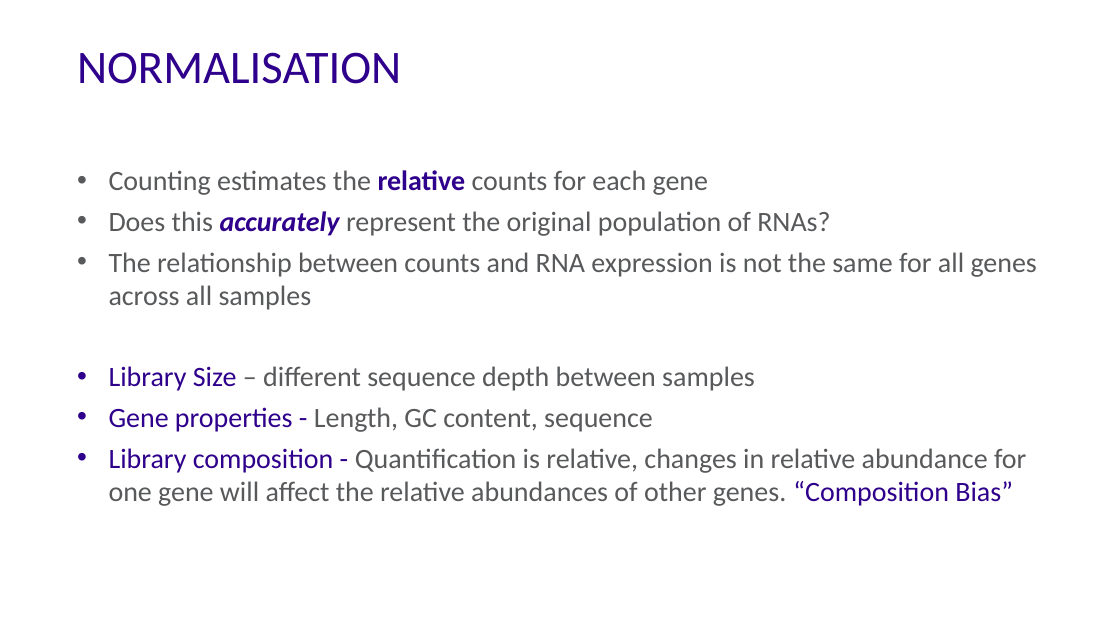
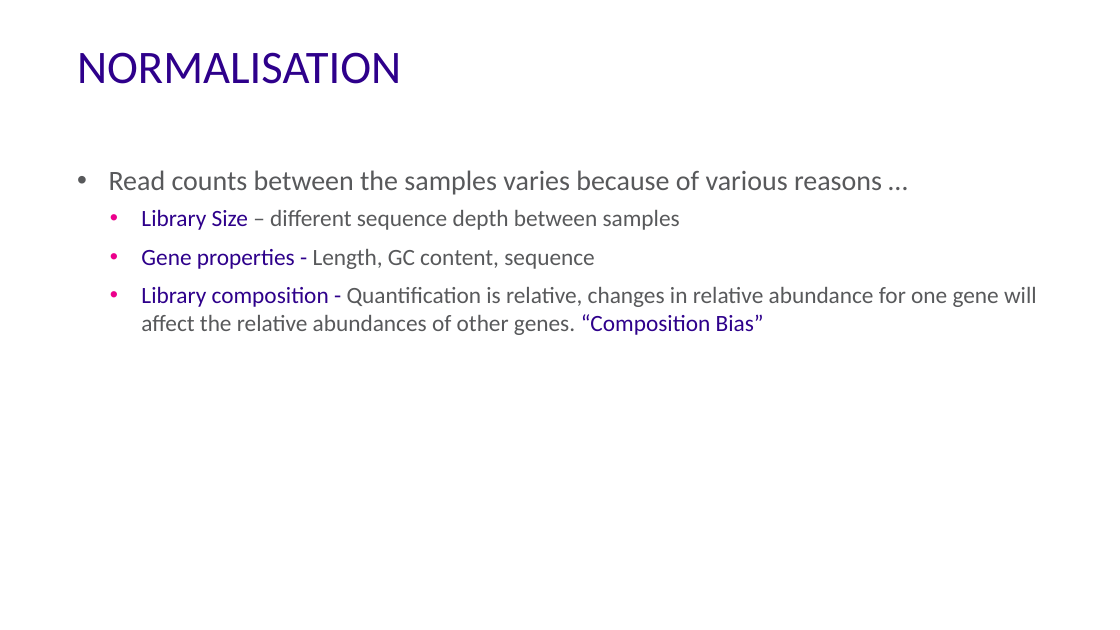
Before and after one commit to bioinformatics-core-shared-training/Bulk_RNAseq_Course_Base, a slide deck: slide 43 of additional_scripts_and_materials/07_Statistics_1.pptx. Drawn at 1120x630 pixels with LibreOffice and Linux fonts; fonts in the diff are those of the drawing. Boxes give left, top, right and bottom in pixels: in the first picture for what was removed or moved away, otherwise in the second. Text is boxed around its words. In the diff, an @@ line names an element or a change of style, - is before the commit and + after.

```diff
--- a/additional_scripts_and_materials/07_Statistics_1.pptx
+++ b/additional_scripts_and_materials/07_Statistics_1.pptx
@@ text at [109, 170, 882, 195]: text changed @@
-• Counting estimates the relative counts for each gene
-• Does this accurately represent the original population of RNAs?
-• The relationship between counts and RNA expression is not the same for all genes across all samples
+• Read counts between the samples varies because of various reasons …
@@ text at [141, 209, 1037, 335]: size 48 to 40 pt in "Library Size – different sequence depth between ...", "Gene properties - Length, GC content, sequence", "Library composition - Quantification is relative, changes ..."; list level 1 to 2 in "Library Size – different sequence ..."; list level 1 to 2 in "Gene properties - Length, GC ..."; list level 1 to 2 in "Library composition - Quantification is ..." @@
```
Also in this commit, not shown: 14 other slides changed, 3 slides added, 2 slides removed, 3 other files.
